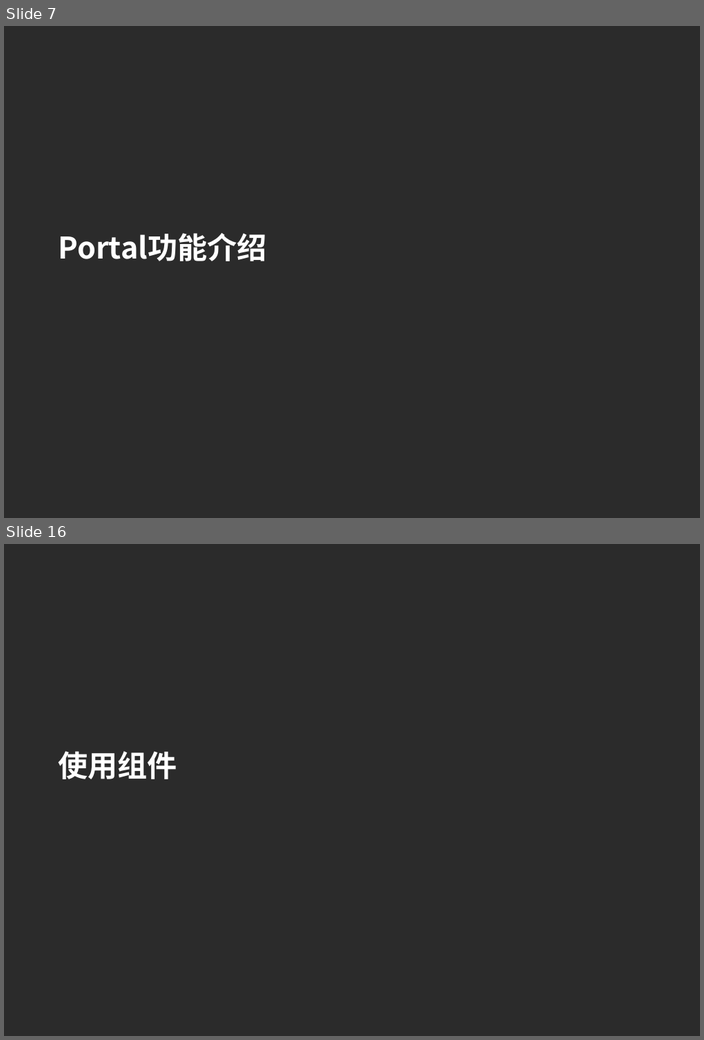
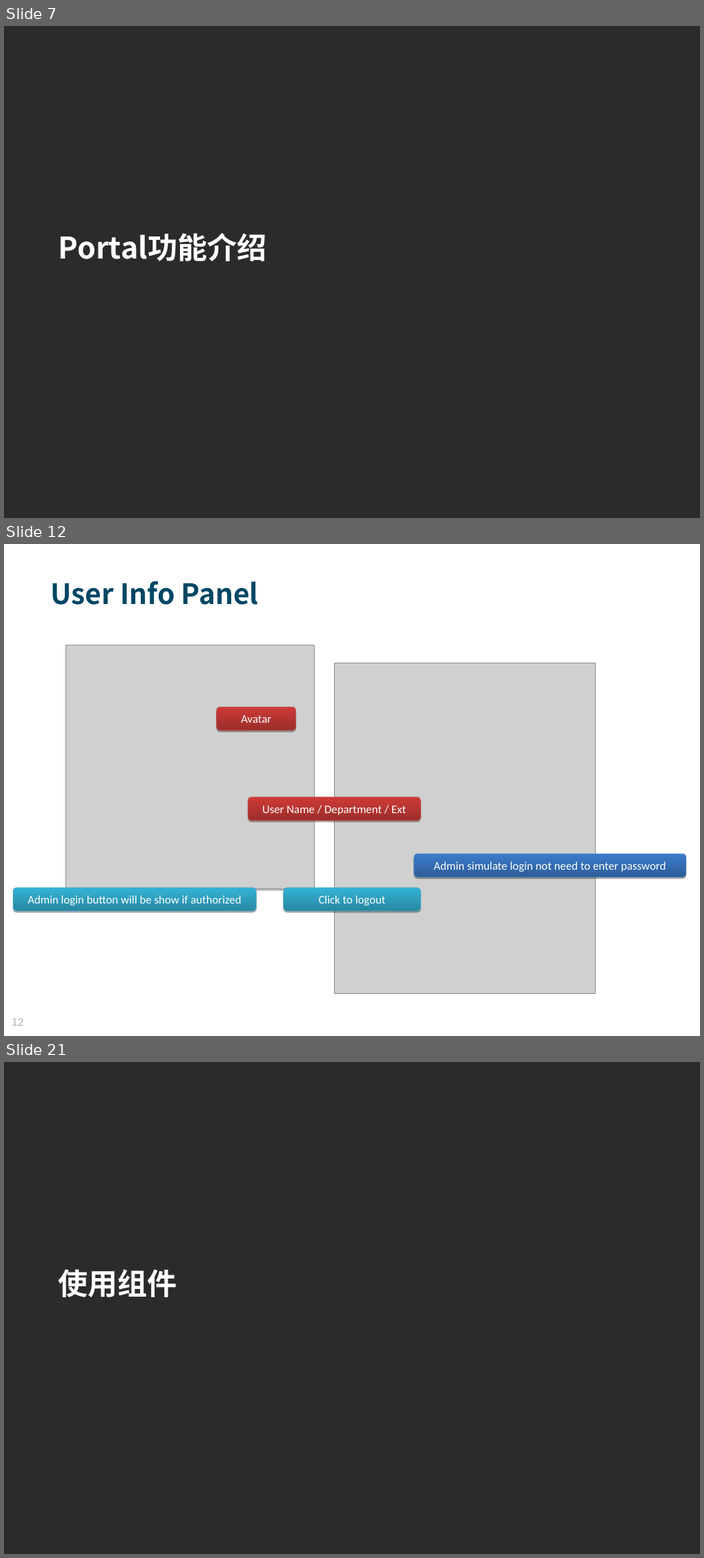
Before and after one commit to MosesZhu/Cube, a slide deck: Document/New Webframework Introduction.ppt. Shown one above the other, each under a label of ours: slides 7 and 16 before the commit, slides 7, 12 and 21 after it; the slides between them are not shown. The pictures are 704x1040 and 704x1558 pixels, drawn with LibreOffice and Linux fonts; fonts in the diff are those of the drawing; grey boxes stand for pictures; background and template pictures are left out; a plain dark background stands for a picture behind light text. Boxes give left, top, right and bottom in pixels: in the first picture for what was removed or moved away, otherwise in the second. Text is boxed around its words. In the diff, an @@ line names an element or a change of style, - is before the commit and + after.

```diff
--- a/Document/New Webframework Introduction.ppt
+++ b/Document/New Webframework Introduction.ppt
@@ slide 12 added at box(4, 544, 700, 1036), background picture (left out) @@
@@ text added at box(50, 581, 259, 605), 34 pt, text #004664, bold @@
+User Info Panel
@@ picture added at box(66, 645, 314, 890) @@
@@ picture added at box(66, 645, 314, 889) @@
@@ picture added at box(335, 663, 595, 994) @@
@@ rounded rectangle added at box(217, 707, 296, 730), fill gradient #9B2D2A to #CE3B37, outline #BE4B48 0.74 pt, 14 pt, text #FFFFFF @@
+Avatar
@@ rounded rectangle added at box(248, 797, 421, 820), fill gradient #9B2D2A to #CE3B37, outline #BE4B48 0.74 pt, 14 pt, text #FFFFFF @@
+User Name / Department / Ext
@@ rounded rectangle added at box(414, 854, 686, 877), fill gradient #2C5D98 to #3A7CCB, outline #4A7EBB 0.74 pt, 14 pt, text #FFFFFF @@
+Admin simulate login not need to enter password
@@ rounded rectangle added at box(13, 888, 256, 910), fill gradient #2787A0 to #34B3D6, outline #46AAC5 0.74 pt, 14 pt, text #FFFFFF @@
+Admin login button will be show if authorized
@@ rounded rectangle added at box(283, 888, 421, 910), fill gradient #2787A0 to #34B3D6, outline #46AAC5 0.74 pt, 14 pt, text #FFFFFF @@
+Click to logout
@@ page number added at box(12, 1018, 23, 1026), 13 pt, text #B2B2B2 @@
+12
@@ what was slide 16 is now slide 21 @@
```
Also in this commit, not shown: 4 slides changed, 10 other slides added, 5 slides removed, 1 other file.
